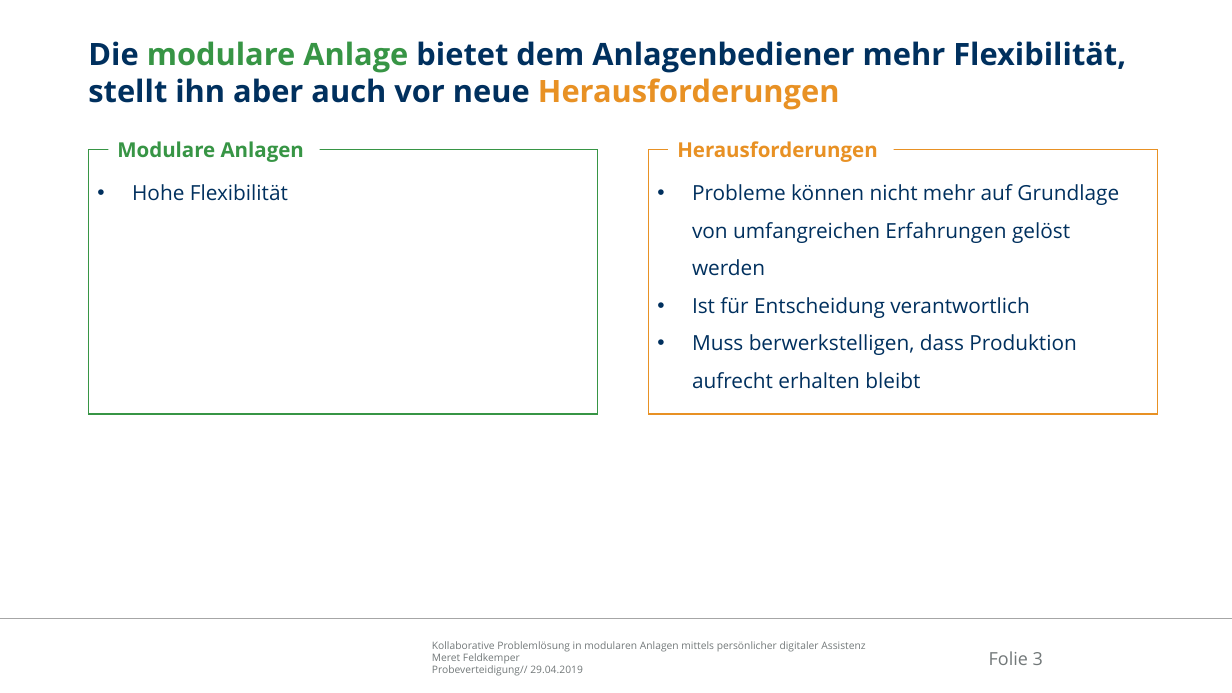
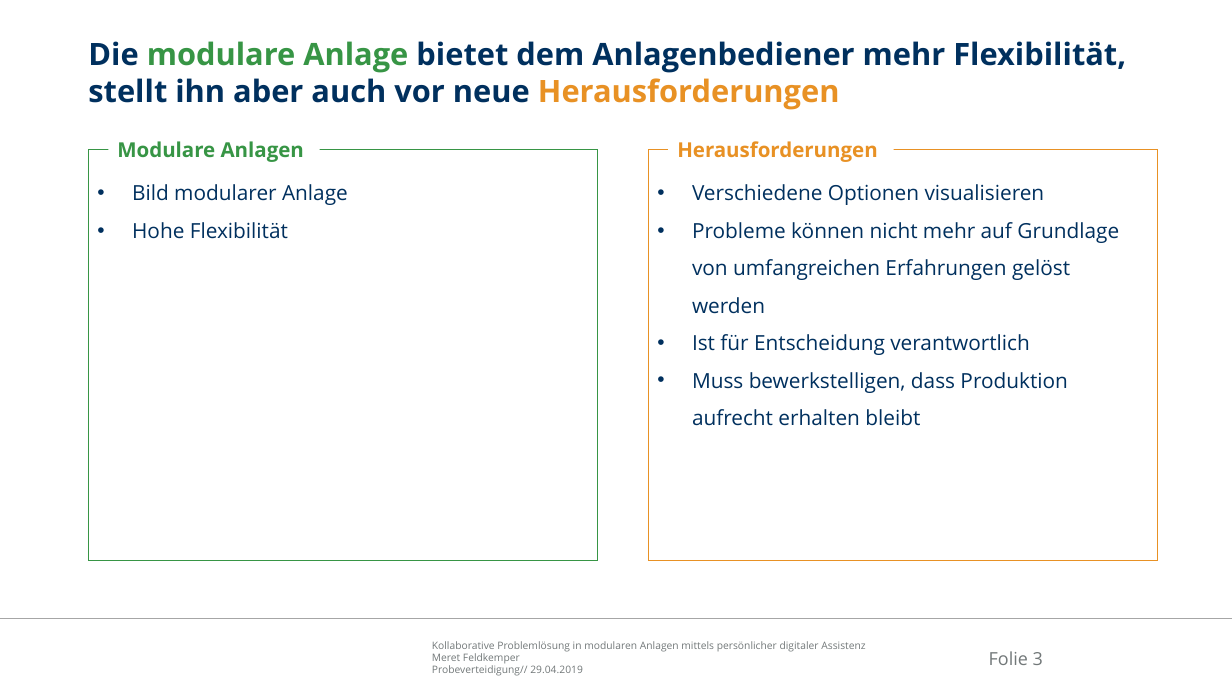
Before and after one commit to Ral3007/Diplomarbeit, a slide deck: slide 3 of Dokumente/Präsentationen/2019-04-29_DA_Feldkemper_Probeverteidigung.pptx. Drawn at 1232x693 pixels with LibreOffice and Linux fonts; fonts in the diff are those of the drawing; background and template pictures are left out. Boxes give left, top, right and bottom in pixels: in the first picture for what was removed or moved away, otherwise in the second. Text is boxed around its words. In the diff, an @@ line names an element or a change of style, - is before the commit and + after.

```diff
--- a/Dokumente/Präsentationen/2019-04-29_DA_Feldkemper_Probeverteidigung.pptx
+++ b/Dokumente/Präsentationen/2019-04-29_DA_Feldkemper_Probeverteidigung.pptx
@@ rectangle "Bild modularer Anlage": place and size @@
-rectangle "Bild modularer Anlage" at (89,150,598,414)
+rectangle "Bild modularer Anlage" at (89,150,598,561)
@@ rectangle "Verschiedene Optionen visualisieren": place and size @@
-rectangle "Verschiedene Optionen visualisieren" at (649,150,1158,414)
+rectangle "Verschiedene Optionen visualisieren" at (649,150,1158,561)
@@ text in rectangle at (132,184,348,205): paragraph added @@
+• Bild modularer Anlage
@@ text in rectangle at (692,184,1045,205): paragraph added @@
+• Verschiedene Optionen visualisieren
@@ text in rectangle at (692,372,1067,426): text changed @@
-• Muss berwerkstelligen, dass Produktion aufrecht erhalten bleibt
+• Muss bewerkstelligen, dass Produktion aufrecht erhalten bleibt
```
Also in this commit, not shown: 8 other slides changed, 2 slides added, 3 slides removed, 1 other file.
